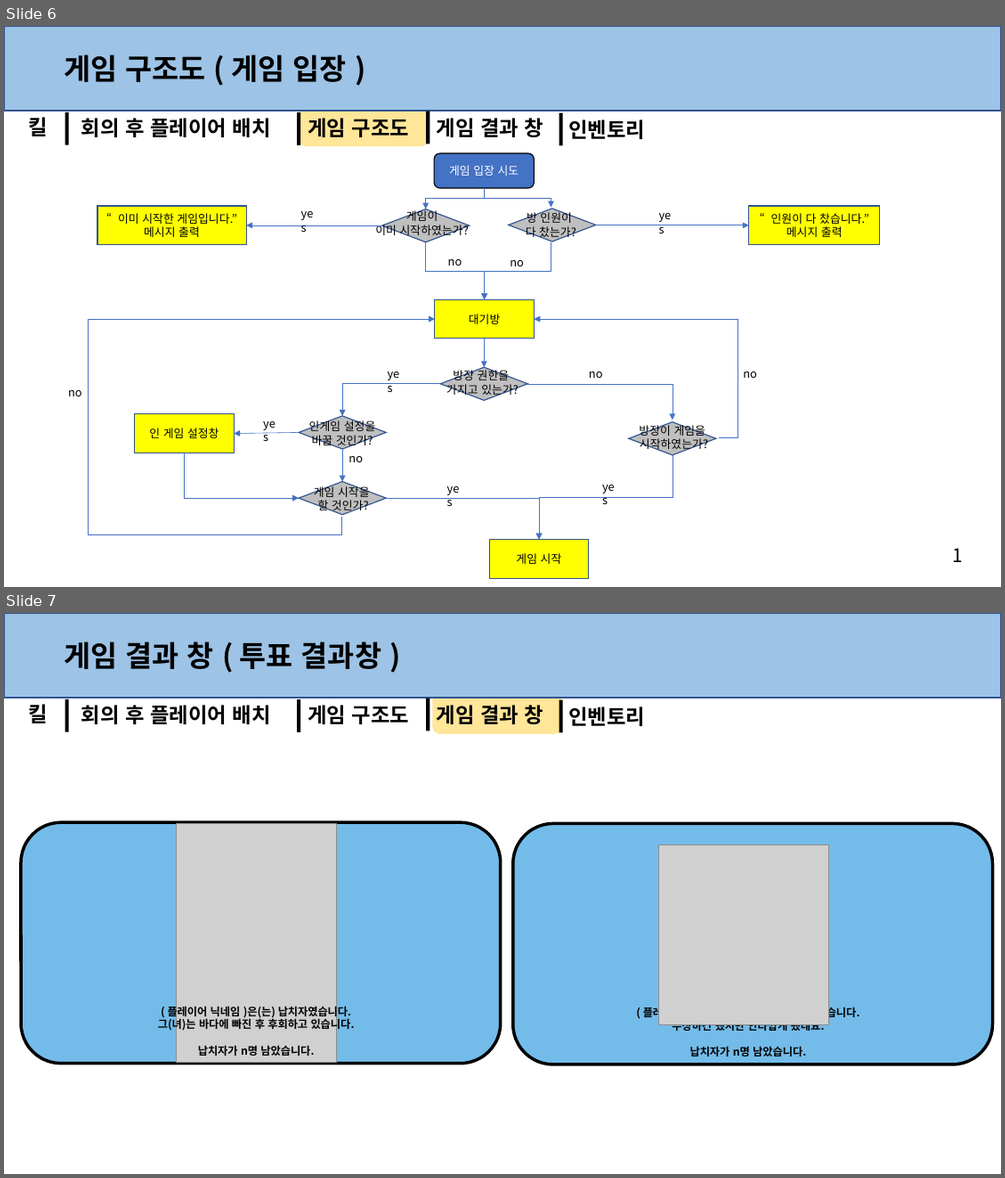
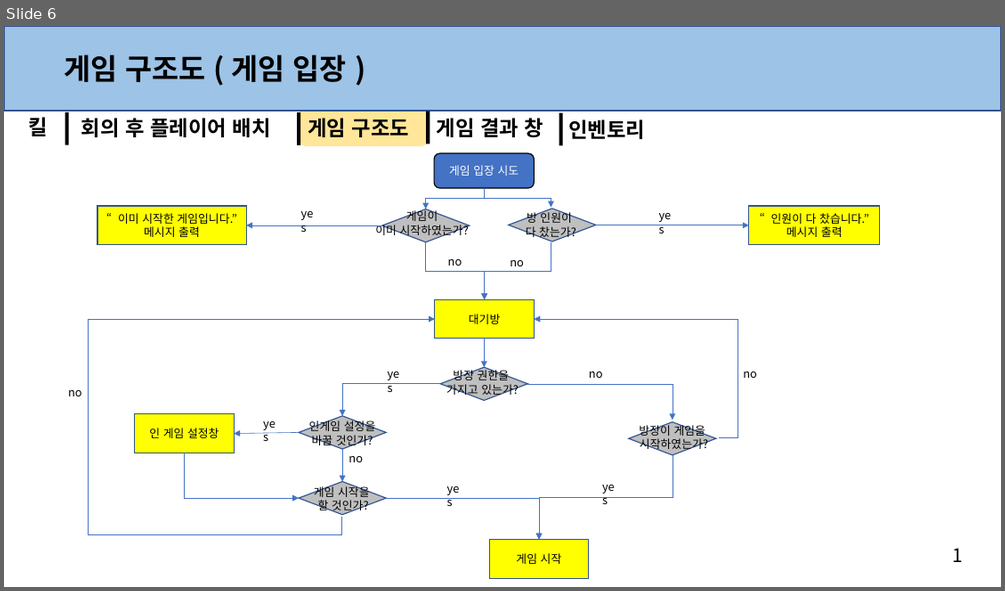
Before and after one commit to anglik0370/EscapeIsland, a slide deck: Document/시스템/시스템.pptx. Shown one above the other, each under a label of ours: slides 6 and 7 before the commit, slide 6 after it. The pictures are 1005x1178 and 1005x591 pixels, drawn with LibreOffice and Linux fonts; fonts in the diff are those of the drawing; grey boxes stand for pictures. Boxes give left, top, right and bottom in pixels: in the first picture for what was removed or moved away, otherwise in the second. Text is boxed around its words. In the diff, an @@ line names an element or a change of style, - is before the commit and + after.

```diff
--- a/Document/시스템/시스템.pptx
+++ b/Document/시스템/시스템.pptx
@@ slide 7 removed at [4, 613, 1001, 1174], background #FFFFFF; not listed: 1 template element that a slide beside it also shows @@
@@ rectangle removed at [4, 613, 1001, 698] @@
@@ text removed at [65, 641, 381, 669] @@
-게임 결과 창 ( 투표 결과창 )
@@ rounded rectangle removed at [432, 690, 562, 733] @@
@@ text removed at [28, 704, 47, 723] @@
-킬
@@ rectangle removed at [65, 699, 69, 732] @@
@@ text removed at [81, 705, 271, 724] @@
-회의 후 플레이어 배치
@@ rectangle removed at [297, 699, 301, 732] @@
@@ text removed at [307, 705, 409, 724] @@
-게임 구조도
@@ rectangle removed at [426, 698, 429, 731] @@
@@ text removed at [437, 705, 543, 724] @@
-게임 결과 창
@@ rectangle removed at [558, 699, 563, 732] @@
@@ text removed at [568, 706, 645, 726] @@
-인벤토리
@@ rounded rectangle removed at [21, 822, 500, 1062] @@
@@ picture removed at [176, 824, 336, 1062] @@
@@ rounded rectangle removed at [513, 824, 992, 1064] @@
@@ picture removed at [659, 844, 829, 1025] @@
@@ text removed at [158, 1004, 355, 1055] @@
-( 플레이어 닉네임 )은(는) 납치자였습니다.
-그(녀)는 바다에 빠진 후 후회하고 있습니다.
-납치자가 n명 남았습니다.
@@ text removed at [643, 1005, 859, 1056] @@
-( 플레이어 닉네임 )은(는) 납치자가 아니었습니다.
-수상하긴 했지만 안타깝게 됐네요.
-납치자가 n명 남았습니다.
```
Also in this commit, not shown: 1 slide changed, 6 other slides removed, 6 other files.
